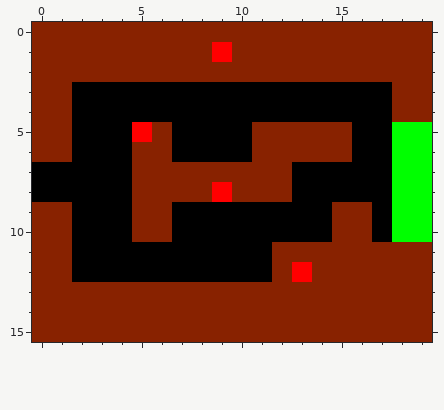
Two states of a pixel-art sprite, src/assets/stage-1.png. This is how it looked before the edit.
The file is 20x16 pixels.
And afterwards:
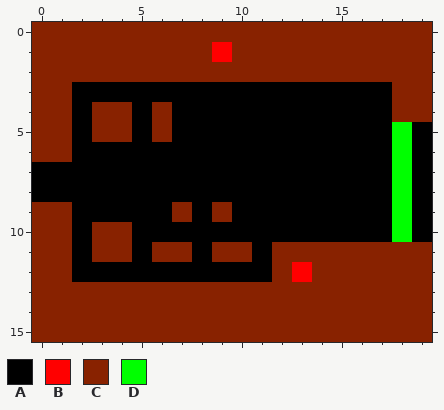
Palette (. is transparent): A #000000  B #ff0000  C #882200  D #00ff00
From old to new:
y 4: x 3..4 AA -> CC; x 6 A -> C
y 5: x 3..5 AAB -> CCA; x 11..15 CCCCC -> AAAAA; x 19 D -> A
y 6: x 5..6 CC -> AA; x 11..15 CCCCC -> AAAAA; x 19 D -> A
y 7: x 5..12 CCCCCCCC -> AAAAAAAA; x 19 D -> A
y 8: x 5..12 CCCCBCCC -> AAAAAAAA; x 19 D -> A
y 9: x 5..7 CCA -> AAC; x 9 A -> C; x 15..16 CC -> AA; x 19 D -> A
y 10: x 3..6 AACC -> CCAA; x 15..16 CC -> AA; x 19 D -> A
y 11: x 3..4 AA -> CC; x 6..7 AA -> CC; x 9..10 AA -> CC
